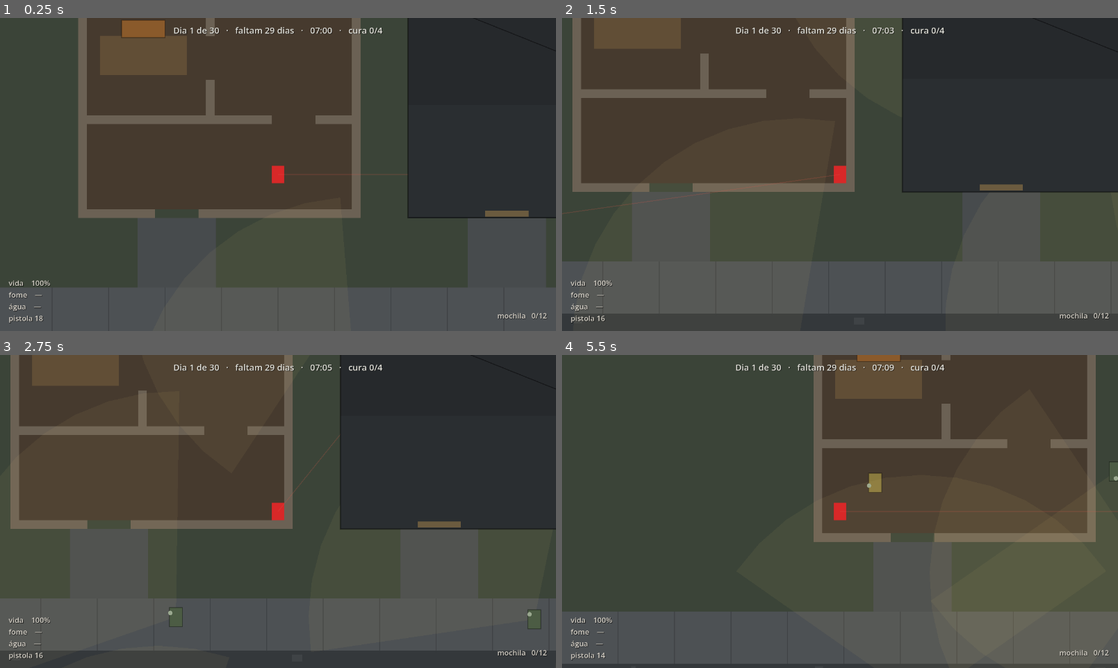
Above: before the commit, frames 1-4 (two rows, left to right).
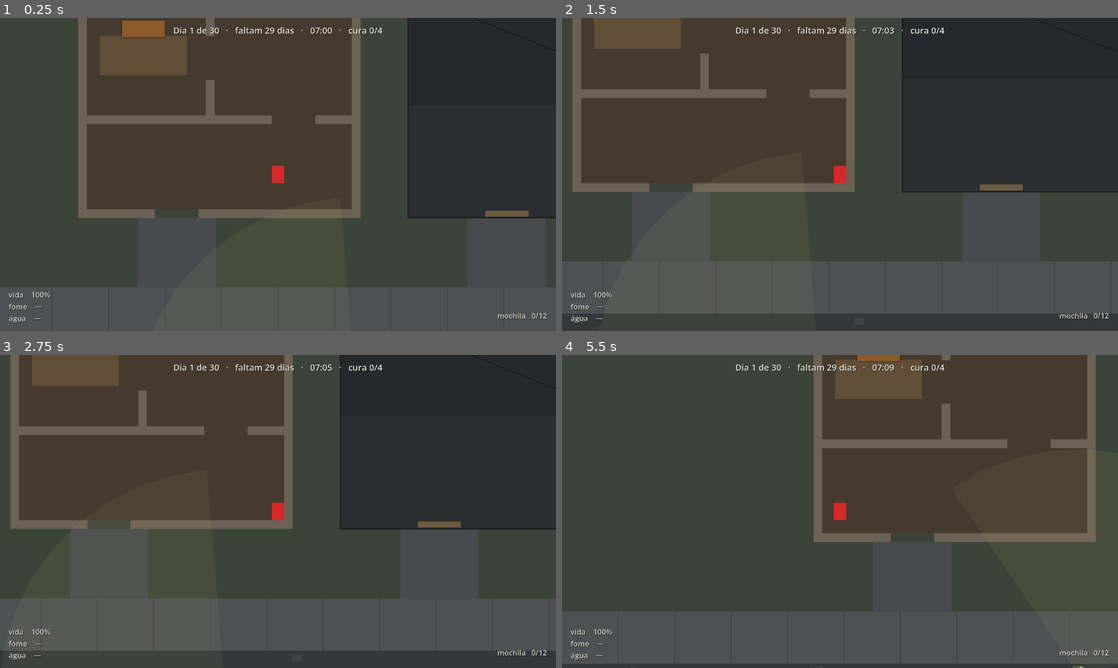
Above: after the commit, the same moments.

Repository: Jota-Pais/projeto-final-desenvolvimento-de-jogos
Game: Godot game, scene res://rua/rua.tscn
The game is run twice, just before and just after one commit, with the same random seed, the same clock (stepped at 60 frames per second) and the same inputs.
Inputs (mouse positions are in pixels of both pictures, inside the frame that each line leads up to):
- Up to frame 1 (0.25 s): no input
- Up to frame 2 (1.5 s): tap Enter (ui_accept) at 0.5, 0.77 s; move the mouse to (962, 158) at 0.52 s; press the mouse at (962, 158) at 0.53 s; hold D (andar_direita) 0.53-1.28 s; move the mouse to (728, 190) at 1.27 s; release the mouse at (728, 190) at 1.28 s; hold S (andar_baixo) from 1.28 s (still down); tap Shift (correr) at 1.35 s
- Up to frame 3 (2.75 s): tap Enter (ui_accept) at 1.52 s; move the mouse to (333, 442) at 2.02 s; release S (andar_baixo) at 2.03 s; hold D (andar_direita) from 2.03 s (still down); hold E (vasculhar) from 2.03 s (still down)
- Up to frame 4 (5.5 s): move the mouse to (812, 574) at 2.77 s; release D (andar_direita) at 2.78 s; release E (vasculhar) at 2.78 s; hold W (andar_cima) 2.78-3.53 s; click (812, 574) at 2.85 s; tap Enter (ui_accept) at 3.02, 3.77, 4.52 s; move the mouse to (1006, 558) at 3.52 s; hold Shift (correr) 3.53-4.28 s; hold A (andar_esquerda) 3.53-5.03 s; move the mouse to (673, 464) at 4.27 s; tap E (vasculhar) at 4.35 s; move the mouse to (867, 511) at 5.02 s; press the mouse at (867, 511) at 5.03 s; hold S (andar_baixo) from 5.03 s (still down)

The runs differ from the first frame. In frame 1, 0.3% of the frame differs, in the area x 1-10%, y 83-98%; in frame 2, 0.4%; in frame 3, 0.4%; in frame 4, 3.9%, in the area x 1-100%, y 34-100%.

Commit message:
Desliga o COMECA_ARMADO para a entrega da Alfa
A pistola volta a ser recompensa de vasculhar, na armaria da delegacia, que e
o desenho. Comecar armado contradizia a progressao, e "coerente com o High
Concept" vale 2 dos 10 pontos.

Para testar o tiro sem andar 479 m, e uma linha: COMECA_ARMADO := true.

Co-Authored-By: Claude Opus 5 (1M context) <noreply@anthropic.com>

Diff:
--- a/travessia.gd
+++ b/travessia.gd
@@ -92,7 +92,7 @@
 ## progressao, e "coerente com o High Concept" vale 2 dos 10 pontos da Alfa. O
 ## conferir_arma.tscn avisa em toda rodada enquanto estiver ligado - de
 ## proposito, para ninguem esquecer.
-const COMECA_ARMADO := true
+const COMECA_ARMADO := false
 const BALAS_DE_COMECO := 18
 
 func _ready() -> void:
